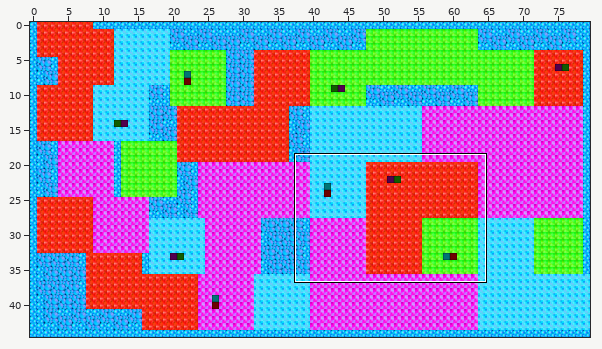
Tiled map -- Resources/TileMaps/lifts.tmx. Above: a wide view before the commit, with the close-up outlined.
Close-up. Before the edit:
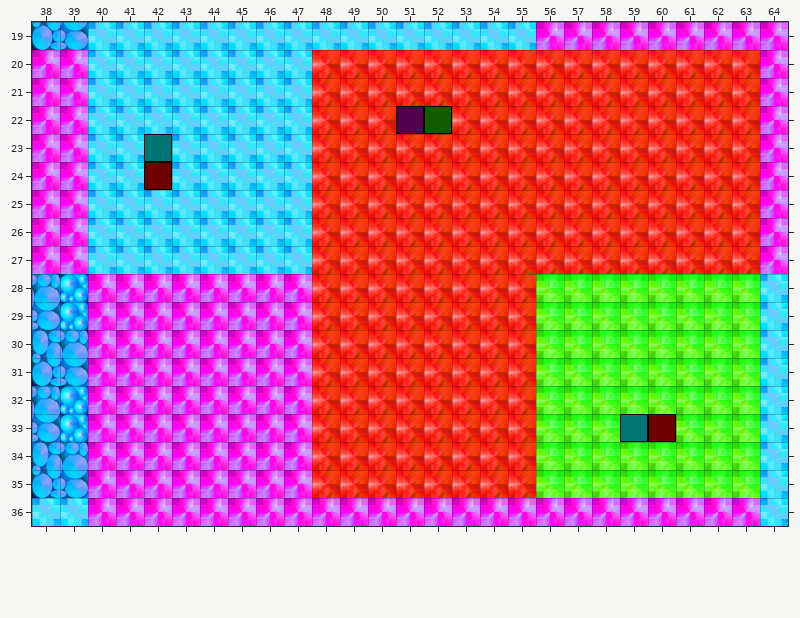
Cells are 64x64 px. Shown: x 38..64, y 19..36. The commit also changed other parts of the map, which this record leaves out.
The same view after the edit:
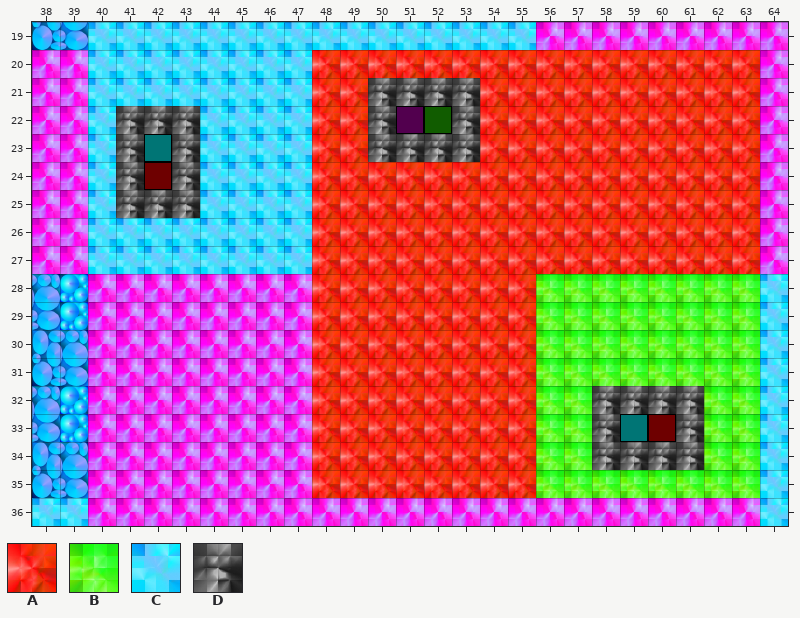
Key: from "blue": A 4, B 9, C 11, D 13.
_ is an empty cell.
Difference:
Layer "background":
y 21: x 50..53 AAAA -> DDDD
y 22: x 41..43 CCC -> DDD; x 50 A -> D; x 53 A -> D
y 23: x 41 C -> D; x 43 C -> D; x 50..53 AAAA -> DDDD
y 24: x 41 C -> D; x 43 C -> D
y 25: x 41..43 CCC -> DDD
y 32: x 58..61 BBBB -> DDDD
y 33: x 58 B -> D; x 61 B -> D
y 34: x 58..61 BBBB -> DDDD
